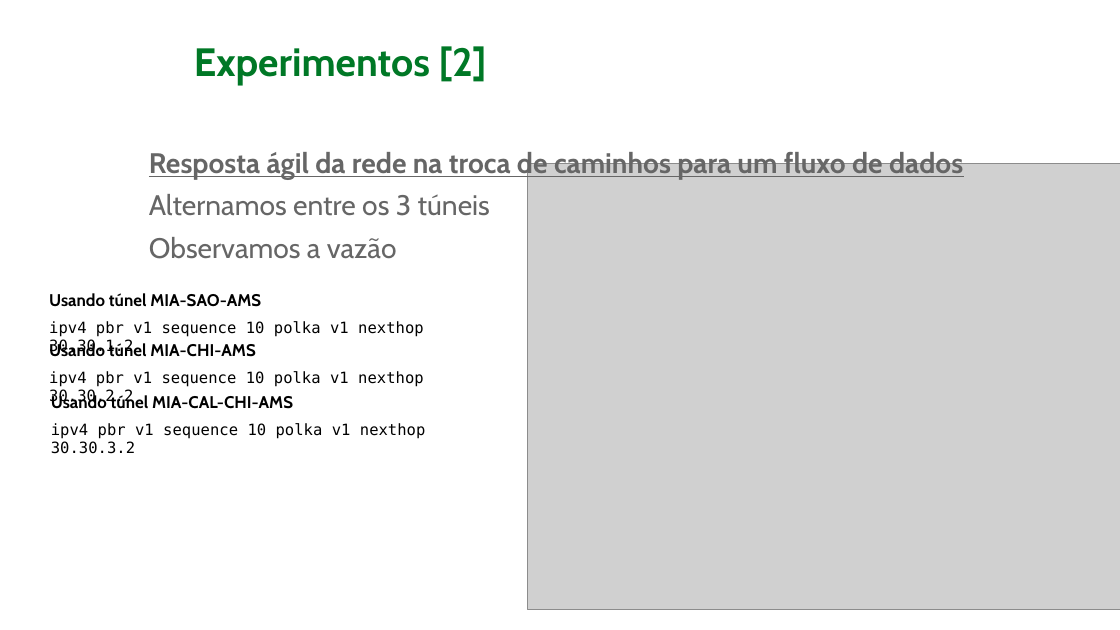
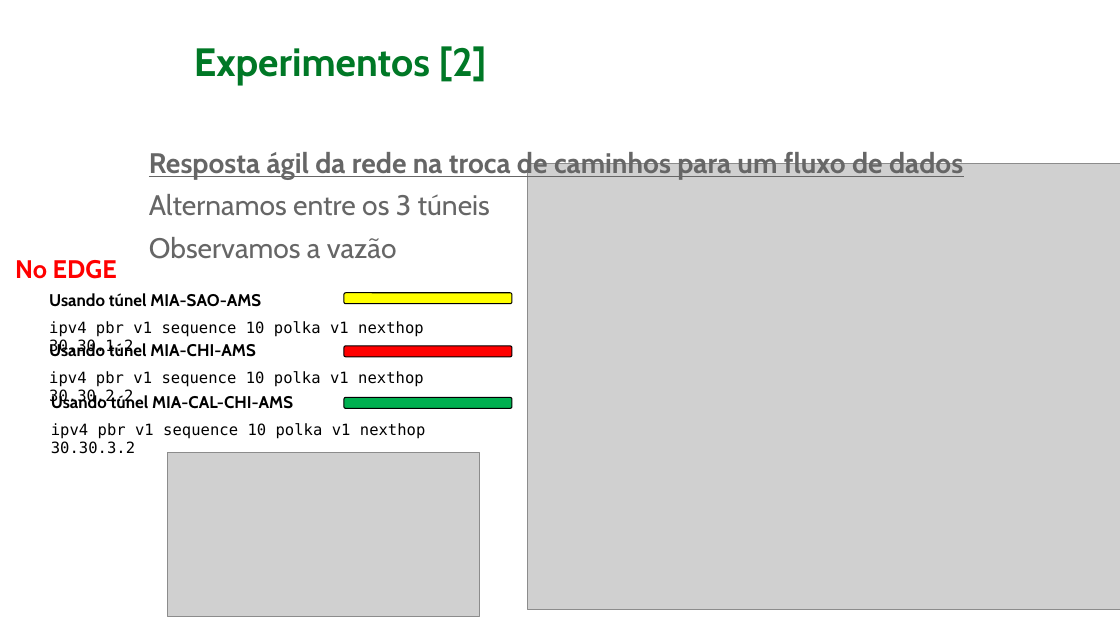
Before and after one commit to domingosparaiso/artigo-polka, a slide deck: slide 15 of Apresentacao WPEIF-2023.pptx (slide 16 before the commit). Drawn at 1120x630 pixels with LibreOffice and Linux fonts; fonts in the diff are those of the drawing; grey boxes stand for pictures; background and template pictures are left out. Boxes give left, top, right and bottom in pixels: in the first picture for what was removed or moved away, otherwise in the second. Text is boxed around its words. In the diff, an @@ line names an element or a change of style, - is before the commit and + after.

```diff
--- a/Apresentacao WPEIF-2023.pptx
+++ b/Apresentacao WPEIF-2023.pptx
@@ text added at (15,260,117,279), 18 pt, text #FF0000, bold @@
+No EDGE
@@ rounded rectangle added at (345,293,512,304), fill #FFFF00, outline #000000 0.75 pt @@
@@ rounded rectangle added at (345,347,512,358), fill #FF0000, outline #000000 0.75 pt @@
@@ rounded rectangle added at (345,397,512,409), fill #00B050, outline #000000 0.75 pt @@
@@ picture added at (168,452,480,616) @@
```
Also in this commit, not shown: 3 other slides changed, 2 slides removed, 2 other files.
